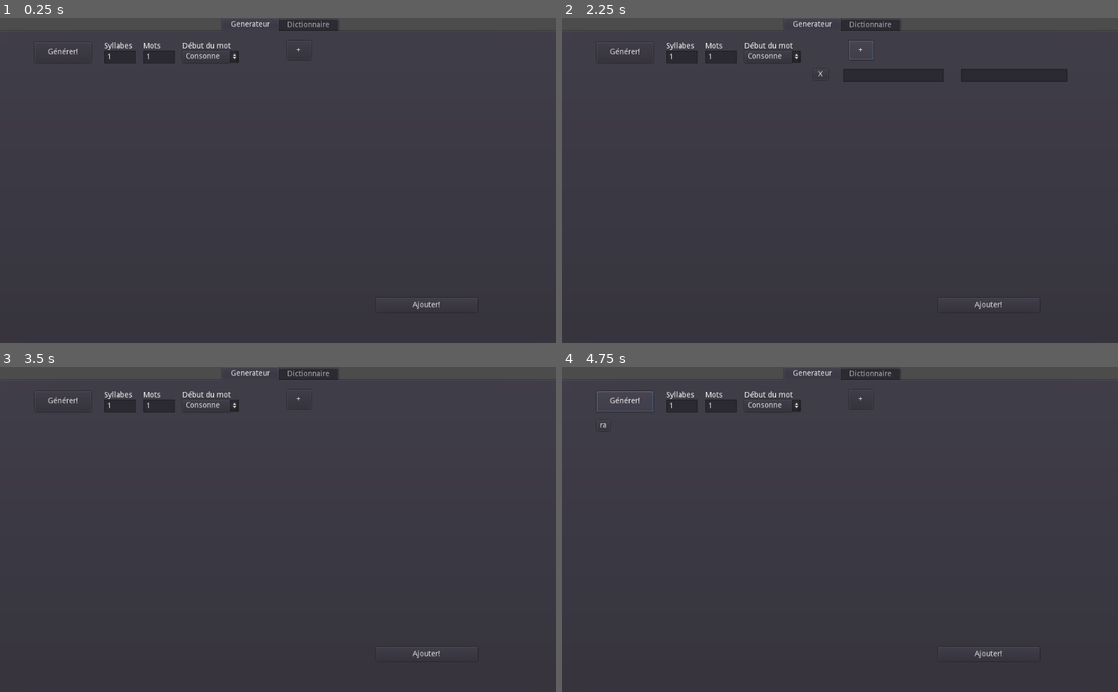
Above: before the commit, frames 1-4 (two rows, left to right).
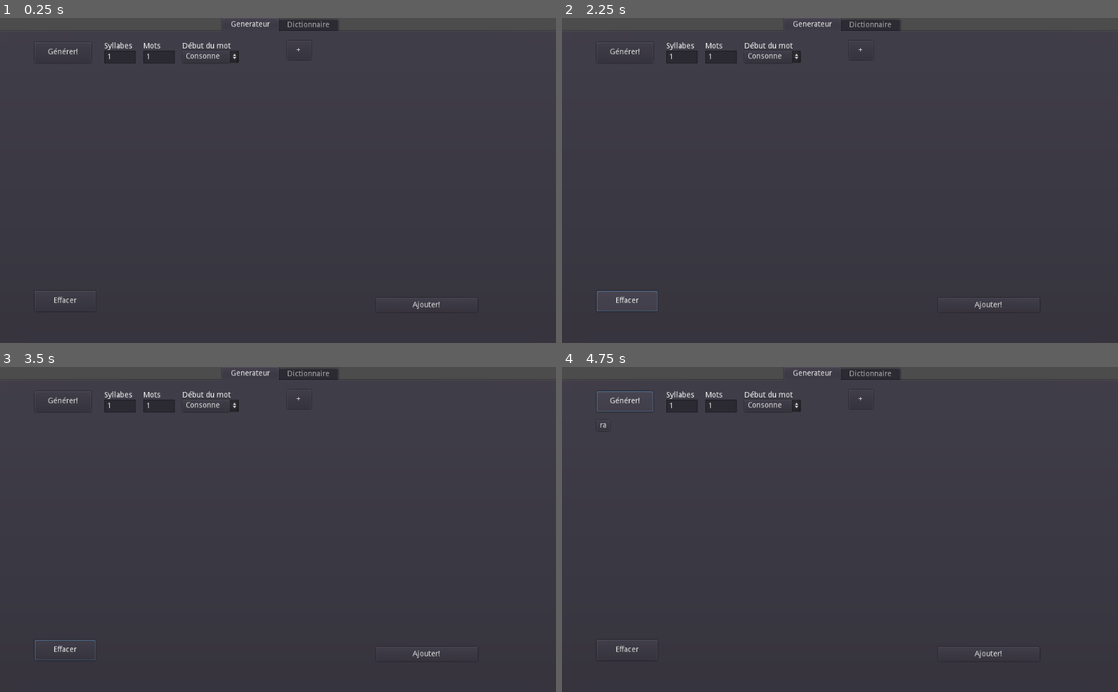
Above: after the commit, the same moments.

Repository: XavierGerD/Kracnodar
Game: Godot game, scene res://Scenes/Main.tscn
Two runs of this game, one before a commit and one after it. Both use one fixed random seed, a clock stepped at 60 frames per second and the inputs below.
Inputs (mouse positions are in pixels of both pictures, inside the frame that each line leads up to):
- Up to frame 1 (0.25 s): no input
- Up to frame 2 (2.25 s): click "Consonne" at 0.5 s; click "+" at 1.25 s; click "+" (after the commit: "Effacer") at 2 s
- Up to frame 3 (3.5 s): click (261, 422) at 2.75 s, where only the run before the commit has a clickable "X"
- Up to frame 4 (4.75 s): click "Ajouter!" at 3.5 s; click "Générer!" at 4.25 s

The runs differ from the first frame. In frame 1, less than 0.1% of the frame differs, in the area x 6-17%, y 83-88%; in frame 2, 0.4%, in the area x 6-91%, y 7-91%; in frame 3, 0.1%; in frame 4, less than 0.1%.

Commit message:
Semi final version

Diff:
--- /dev/null
+++ b/Scenes/DictEntry.gd
@@ -0,0 +1,14 @@
+extends Control
+
+export var key: String
+
+func _ready():
+	pass # Replace with function body.
+
+
+func _on_DeleteButton_pressed():
+	Dict.dict.erase(key)
+	get_parent().remove_child(self)
+	self.queue_free()
+
+	pass # Replace with function body.
--- a/Scenes/DictEntry.tscn
+++ b/Scenes/DictEntry.tscn
@@ -1,4 +1,6 @@
-[gd_scene format=2]
+[gd_scene load_steps=2 format=2]
+
+[ext_resource path="res://Scenes/DictEntry.gd" type="Script" id=1]
 
 [node name="Control" type="Control"]
 anchor_right = 0.312
@@ -6,23 +8,33 @@
 margin_right = 0.511993
 margin_bottom = -1.90735e-06
 rect_min_size = Vector2( 320, 24 )
+script = ExtResource( 1 )
 __meta__ = {
 "_edit_use_anchors_": false
 }
 
 [node name="WordEntry" type="RichTextLabel" parent="."]
-anchor_right = 0.475
+anchor_right = 0.6
 anchor_bottom = 1.0
+margin_left = 32.0
 text = "test"
 __meta__ = {
 "_edit_use_anchors_": false
 }
 
 [node name="WordTranslation" type="RichTextLabel" parent="."]
-anchor_left = 0.5
-anchor_right = 1.0
+anchor_left = 0.65
+anchor_right = 1.125
 anchor_bottom = 1.0
+margin_left = -1.52588e-05
 text = "test"
 __meta__ = {
 "_edit_use_anchors_": false
 }
+
+[node name="DeleteButton" type="Button" parent="."]
+margin_right = 24.0
+margin_bottom = 24.0
+text = "X"
+
+[connection signal="pressed" from="DeleteButton" to="." method="_on_DeleteButton_pressed"]
--- a/Scenes/Dictionnaire.tscn
+++ b/Scenes/Dictionnaire.tscn
@@ -55,7 +55,6 @@
 }
 
 [node name="SaveDialog" type="FileDialog" parent="."]
-visible = true
 anchor_left = 0.5
 anchor_top = 0.5
 anchor_right = 0.5
@@ -72,7 +71,6 @@
 }
 
 [node name="ImportDialog" type="FileDialog" parent="."]
-visible = true
 anchor_left = 0.5
 anchor_top = 0.5
 anchor_right = 0.5
@@ -91,8 +89,78 @@
 "_edit_use_anchors_": false
 }
 
+[node name="AcceptDialog" type="ConfirmationDialog" parent="."]
+anchor_left = 0.5
+anchor_top = 0.5
+anchor_right = 0.5
+anchor_bottom = 0.5
+margin_left = -140.0
+margin_top = -56.5
+margin_right = 140.0
+margin_bottom = 56.5
+dialog_text = "Attention! Les termes du dictionnaire importé primeront sur les termes déjà ajoutés."
+dialog_autowrap = true
+__meta__ = {
+"_edit_use_anchors_": false
+}
+
+[node name="KracAscButton" type="Button" parent="."]
+anchor_left = 0.062
+anchor_top = 0.027
+anchor_right = 0.133
+anchor_bottom = 0.093
+margin_left = 0.511997
+margin_top = -0.200001
+margin_right = -2.192
+margin_bottom = 0.199997
+text = "Krac Asc."
+
+[node name="KracDesButton" type="Button" parent="."]
+anchor_left = 0.148
+anchor_top = 0.027
+anchor_right = 0.219
+anchor_bottom = 0.093
+margin_left = 0.447998
+margin_top = -0.200001
+margin_right = -0.256012
+margin_bottom = 0.199997
+text = "Krac Des."
+
+[node name="FraAscButton" type="Button" parent="."]
+anchor_left = 0.266
+anchor_top = 0.027
+anchor_right = 0.319
+anchor_bottom = 0.093
+margin_left = -0.384003
+margin_top = -0.200001
+margin_right = 0.343994
+margin_bottom = 0.199997
+text = "Fr Asc."
+__meta__ = {
+"_edit_use_anchors_": false
+}
+
+[node name="FraDesButton" type="Button" parent="."]
+anchor_left = 0.336
+anchor_top = 0.027
+anchor_right = 0.392
+anchor_bottom = 0.093
+margin_left = -0.0640259
+margin_top = -0.200001
+margin_right = -0.40802
+margin_bottom = 0.199997
+text = "Fr Des."
+__meta__ = {
+"_edit_use_anchors_": false
+}
+
 [connection signal="pressed" from="SaveButton" to="." method="_on_SaveButton_pressed"]
 [connection signal="pressed" from="ImportButton" to="." method="_on_ImportButton_pressed"]
 [connection signal="dir_selected" from="SaveDialog" to="." method="_on_FileDialog_dir_selected"]
 [connection signal="file_selected" from="SaveDialog" to="." method="_on_SaveDialog_file_selected"]
 [connection signal="file_selected" from="ImportDialog" to="." method="_on_ImportDialog_file_selected"]
+[connection signal="confirmed" from="AcceptDialog" to="." method="_on_AcceptDialog_confirmed"]
+[connection signal="pressed" from="KracAscButton" to="." method="_on_KracAscButton_pressed"]
+[connection signal="pressed" from="KracDesButton" to="." method="_on_KracDesButton_pressed"]
+[connection signal="pressed" from="FraAscButton" to="." method="_on_FraAscButton_pressed"]
+[connection signal="pressed" from="FraDesButton" to="." method="_on_FraDesButton_pressed"]
--- a/Scenes/Main.gd
+++ b/Scenes/Main.gd
@@ -9,4 +9,5 @@
 
 func _on_TabContainer_tab_changed(tab):
 	if (tab == 1):
-		$TabContainer/Dictionnaire.redrawDict(Dict.dict)
+		$TabContainer/Dictionnaire.redrawDict(Dict.dict, false, false)
+		$TabContainer/Dictionnaire.generateInverseMappedDict(Dict.dict)
--- a/Scenes/WordGenerator.tscn
+++ b/Scenes/WordGenerator.tscn
@@ -115,8 +115,21 @@
 margin_top = -0.200005
 margin_right = -0.320007
 margin_bottom = -0.199997
+__meta__ = {
+"_edit_use_anchors_": false
+}
+
+[node name="Button" type="Button" parent="."]
+anchor_left = 0.062
+anchor_top = 0.893
+anchor_right = 0.172
+anchor_bottom = 0.96
+margin_left = 0.511997
+margin_top = 0.199951
+margin_right = -0.128006
+text = "Effacer"
 
 [connection signal="pressed" from="GeneratorButton" to="." method="_on_GeneratorButton_pressed"]
 [connection signal="text_changed" from="NumberOfSyllablesInput" to="." method="_on_NumberOfSyllablesInput_text_changed"]
 [connection signal="text_changed" from="NumberOfWordsInput" to="." method="_on_NumberOfWordsInput_text_changed"]
-[connection signal="item_selected" from="WordStartDropdown" to="." method="_on_WordStartDropdown_item_selected"]
+[connection signal="pressed" from="Button" to="." method="_on_Button_pressed"]
--- a/Scenes/WordSelector.tscn
+++ b/Scenes/WordSelector.tscn
@@ -45,5 +45,30 @@
 margin_bottom = -0.200043
 text = "Ajouter!"
 
+[node name="AcceptDialog" type="AcceptDialog" parent="."]
+visible = true
+anchor_left = 0.5
+anchor_top = 0.5
+anchor_right = 0.5
+anchor_bottom = 0.5
+margin_left = -87.0
+margin_top = -44.5
+margin_right = 87.0
+margin_bottom = 44.5
+dialog_text = "Termes ajoutés!"
+
+[node name="WarningDialog" type="AcceptDialog" parent="."]
+visible = true
+anchor_left = 0.5
+anchor_top = 0.5
+anchor_right = 0.5
+anchor_bottom = 0.5
+margin_left = -87.0
+margin_top = -44.5
+margin_right = 87.0
+margin_bottom = 44.5
+dialog_text = "Certains termes sont vides ou ne contiennent pas de traduction."
+dialog_autowrap = true
+
 [connection signal="pressed" from="AddButton" to="." method="_on_Button_pressed"]
 [connection signal="pressed" from="AddAllButton" to="." method="_on_AddAllButton_pressed"]
--- a/Scripts/Dictionnaire.gd
+++ b/Scripts/Dictionnaire.gd
@@ -1,20 +1,46 @@
 extends Control
 signal saveFile
 
+var filePath
+var reverseMappedDictionary
 var wordEntryNode = load("res://Scenes/DictEntry.tscn")
 
-func drawDict(dict):
-	for dictEntry in dict.keys():
+func drawSortedDict(dict, invert, fr):
+	var sortedKeys = dict.keys()
+	sortedKeys.sort()
+	if invert:
+		sortedKeys.invert()
+	var sortedDict = {}
+	for key in sortedKeys:
+		sortedDict[key] = dict[key]
+	drawDict(sortedDict, invert, fr)
+
+func drawDict(dict, invert, fr):
+	for dictEntry in dict:
 		var newWordEntry = wordEntryNode.instance()
-		newWordEntry.get_node("WordEntry").set_text(dictEntry)
-		newWordEntry.get_node("WordTranslation").set_text(dict[dictEntry])
+		if fr:
+			newWordEntry.get_node("WordEntry").set_text(dict[dictEntry])
+			newWordEntry.get_node("WordTranslation").set_text(dictEntry)
+			newWordEntry.key = dict[dictEntry]
+		else:
+			newWordEntry.get_node("WordEntry").set_text(dictEntry)
+			newWordEntry.get_node("WordTranslation").set_text(dict[dictEntry])
+			newWordEntry.key = dictEntry
 		$ScrollContainer/VBoxContainer.add_child(newWordEntry)
 
-func redrawDict(dict):
+func redrawDict(dict, invert, fr):
 	for child in $ScrollContainer/VBoxContainer.get_children():
 		$ScrollContainer/VBoxContainer.remove_child(child)
 		child.queue_free()
-	drawDict(dict)
+	drawSortedDict(dict, invert, fr)
+
+func generateInverseMappedDict(dict):
+	var reverseMapped = {}
+	for key in dict.keys():
+		var newKey = dict[key]
+		reverseMapped[newKey] = key
+	reverseMappedDictionary = reverseMapped
+	print(reverseMappedDictionary)
 
 func _on_SaveButton_pressed():
 	$SaveDialog.popup()
@@ -23,13 +49,35 @@
 	$ImportDialog.popup()
 
 func _on_ImportDialog_file_selected(path):
-	var newFile = File.new()
-	newFile.open(path, newFile.READ)
-	var json = JSON.parse(newFile.get_as_text()).result
-	redrawDict(json)
+	filePath = path
+	$AcceptDialog.popup()
 
 func _on_SaveDialog_file_selected(path):
 	var newFile = File.new()
 	newFile.open(path, newFile.WRITE)
 	var json = JSON.print(Dict.dict)
 	newFile.store_string(json)
+
+
+func _on_AcceptDialog_confirmed():
+	if filePath:
+		var newFile = File.new()
+		newFile.open(filePath, newFile.READ)
+		var json = JSON.parse(newFile.get_as_text()).result
+		for key in json.keys():
+			Dict.dict[key] = json[key]
+		redrawDict(Dict.dict, false, false)
+	filePath = ""
+
+
+func _on_KracAscButton_pressed():
+	redrawDict(Dict.dict, false, false)
+
+func _on_KracDesButton_pressed():
+	redrawDict(Dict.dict, true, false)
+
+func _on_FraAscButton_pressed():
+	redrawDict(reverseMappedDictionary, false, true)
+
+func _on_FraDesButton_pressed():
+	redrawDict(reverseMappedDictionary, true, true)
--- a/Scripts/WordGenerator.gd
+++ b/Scripts/WordGenerator.gd
@@ -100,3 +100,8 @@
 
 func onWordPicked(text):
 	emit_signal("wordPicked", text)
+
+func _on_Button_pressed():
+	for child in $TextEdit.get_children():
+		$TextEdit.remove_child(child)
+		child.queue_free()
--- a/Scripts/WordSelector.gd
+++ b/Scripts/WordSelector.gd
@@ -15,5 +15,16 @@
 
 
 func _on_AddAllButton_pressed():
-	for child in $VBoxContainer.get_children():
-		Dict.dict[child.wordText] = child.translationText
+	if ($VBoxContainer.get_child_count() > 0):
+
+		var isAnyEntryEmpty = false
+		var children = $VBoxContainer.get_children()
+		for child in children:
+			if child.get_node("WordButton").get_text() == "" || child.get_node("TranslationText").get_text() == "":
+				$WarningDialog.popup()
+				return
+		for child in children:
+			Dict.dict[child.wordText] = child.translationText
+			$VBoxContainer.remove_child(child)
+			child.queue_free()
+		$AcceptDialog.popup()
Not shown, changed: Kracnodar.exe
Not shown, changed: Kracnodar.pck
